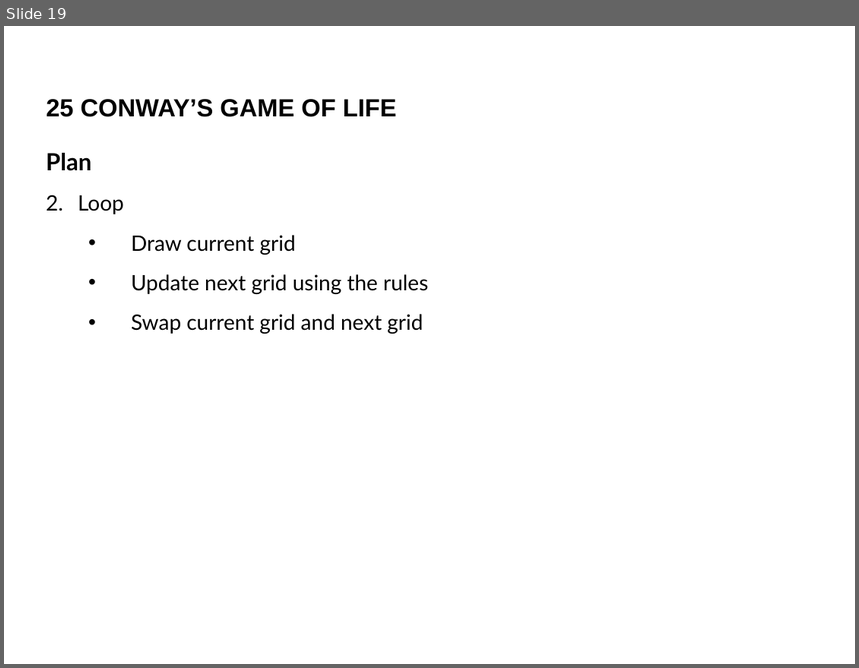
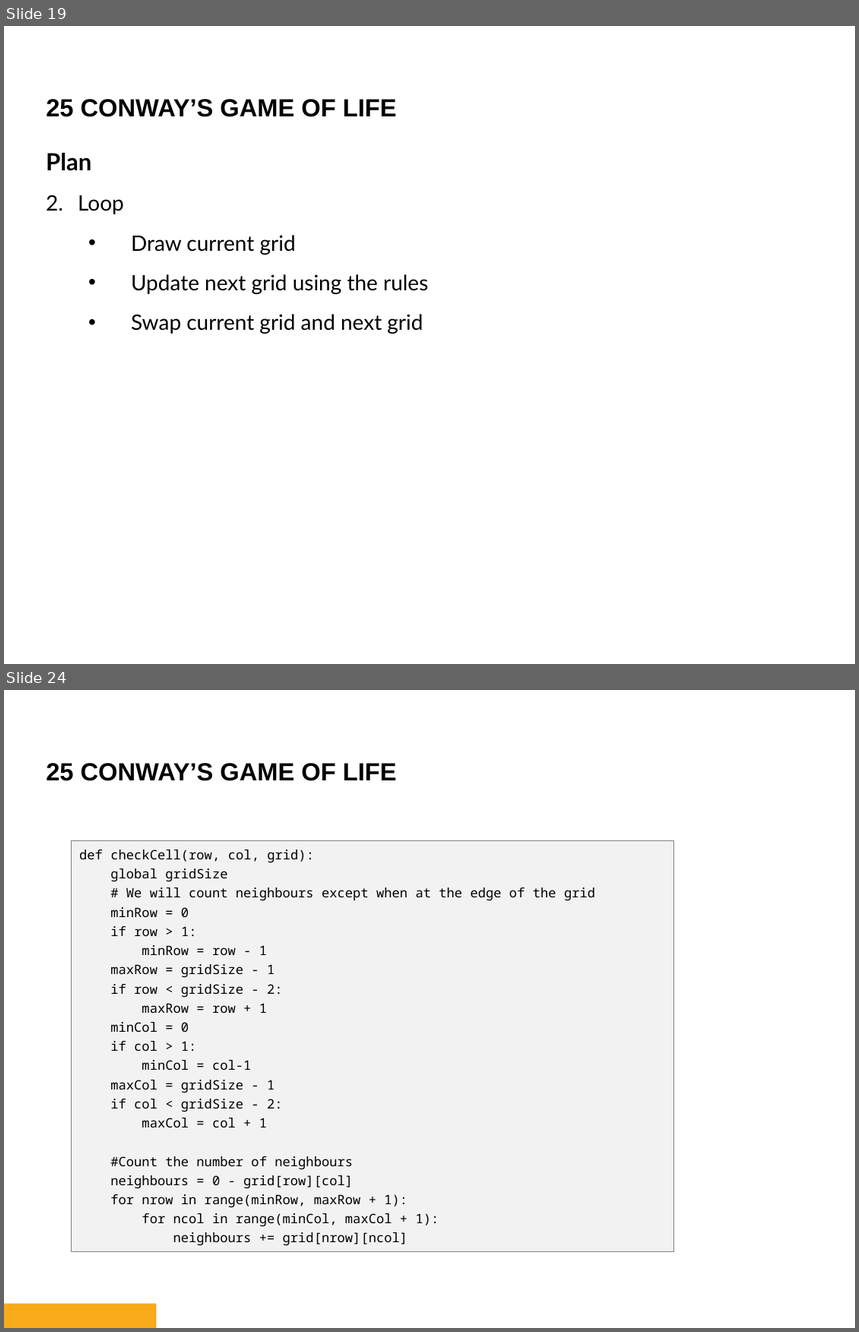
Before and after one commit to bryanbsun/pythonps, a slide deck: Python Problem Solver 2.pptx. Shown one above the other, each under a label of ours: slide 19 before the commit, slides 19 and 24 after it; the slides between them are not shown. The pictures are 859x668 and 859x1332 pixels, drawn with LibreOffice and Linux fonts; fonts in the diff are those of the drawing; background and template pictures are left out. Boxes give left, top, right and bottom in pixels: in the first picture for what was removed or moved away, otherwise in the second. Text is boxed around its words. In the diff, an @@ line names an element or a change of style, - is before the commit and + after.

```diff
--- a/Python Problem Solver 2.pptx
+++ b/Python Problem Solver 2.pptx
@@ slide 24 added at <box>4,690,855,1328</box>, background #FFFFFF @@
@@ text added at <box>46,763,397,781</box>, 21 pt, text #000000, bold @@
+25 CONWAY’S GAME OF LIFE
@@ rectangle added at <box>71,840,675,1252</box>, fill #F2F2F2, outline #808080 0.75 pt, 11 pt, text #000000 @@
+def checkCell(row, col, grid):
+global gridSize
+# We will count neighbours except when at the edge of the grid
+minRow = 0
+if row > 1:
+minRow = row - 1
+maxRow = gridSize - 1
+if row < gridSize - 2:
+maxRow = row + 1
+minCol = 0
+if col > 1:
+minCol = col-1
+maxCol = gridSize - 1
+if col < gridSize - 2:
+maxCol = col + 1
+#Count the number of neighbours
+neighbours = 0 - grid[row][col]
+for nrow in range(minRow, maxRow + 1):
+for ncol in range(minCol, maxCol + 1):
+neighbours += grid[nrow][ncol]
@@ rectangle added at <box>4,1304,156,1328</box>, fill #F9AA19 @@
```
Also in this commit, not shown: 2 slides changed, 12 other slides added, 1 slide removed, 2 other files.
